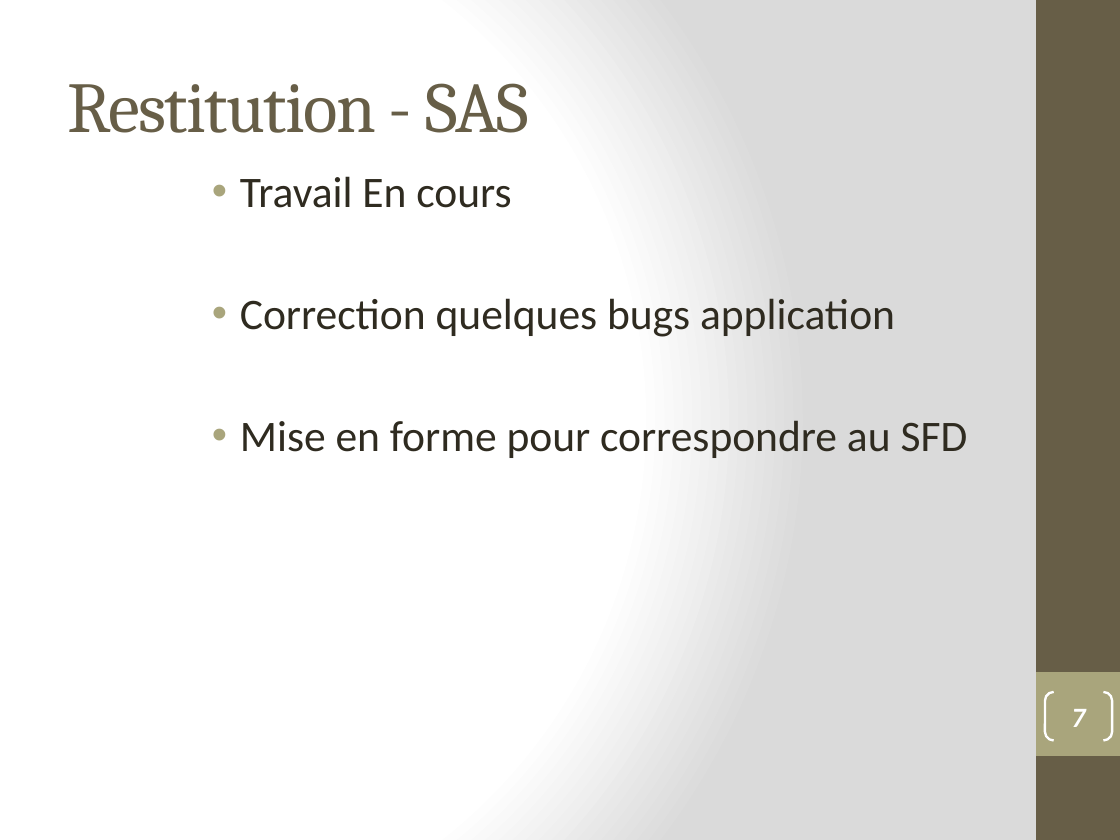
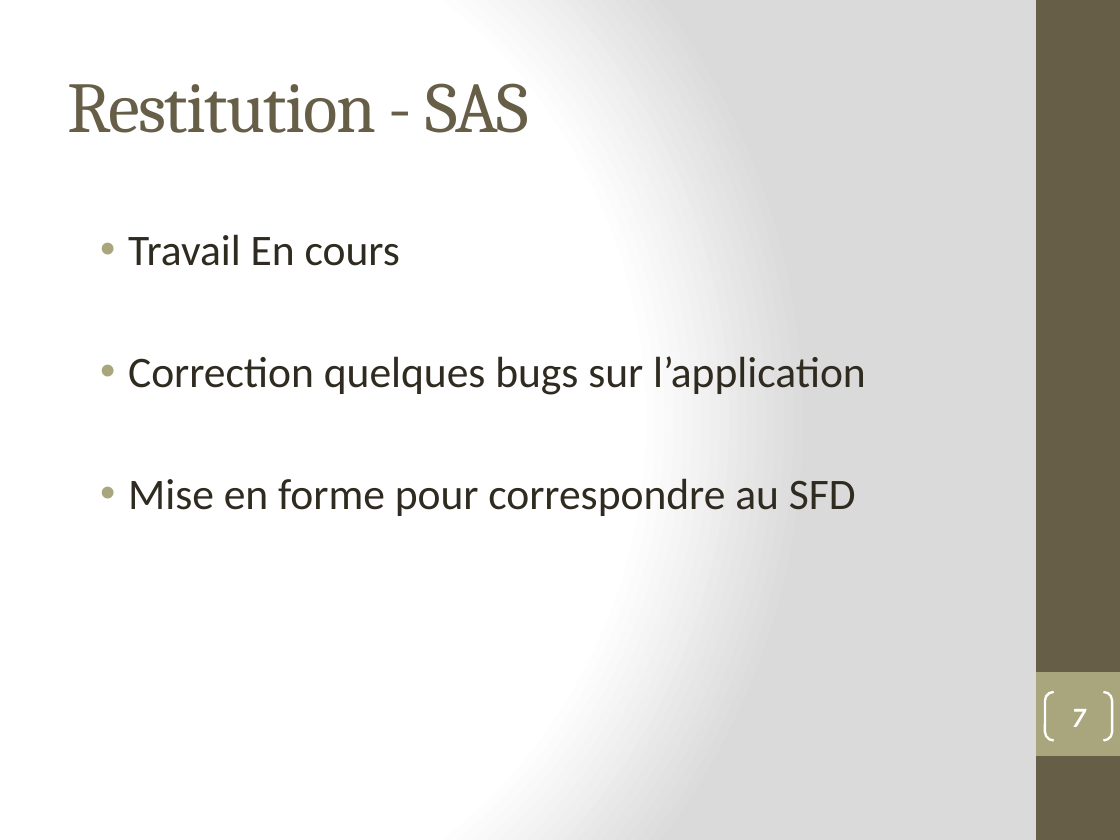
Before and after one commit to lobtec/dartiesgroupe2, a slide deck: slide 7 of PROJET/Presentation/PRE_26-01-11.pptx. Drawn at 1120x840 pixels with LibreOffice and Linux fonts; fonts in the diff are those of the drawing. Boxes give left, top, right and bottom in pixels: in the first picture for what was removed or moved away, otherwise in the second. Text is boxed around its words. In the diff, an @@ line names an element or a change of style, - is before the commit and + after.

```diff
--- a/PROJET/Presentation/PRE_26-01-11.pptx
+++ b/PROJET/Presentation/PRE_26-01-11.pptx
@@ text "Travail En cours": place and size @@
-text "Travail En cours" at [240,176,968,458]
+text "Travail En cours" at [128,234,866,516]
@@ text at [128,356,866,395]: text changed @@
-• Correction quelques bugs application
+• Correction quelques bugs sur l’application
```
Also in this commit, not shown: 3 other slides changed, 3 slides added, 1 slide removed.
